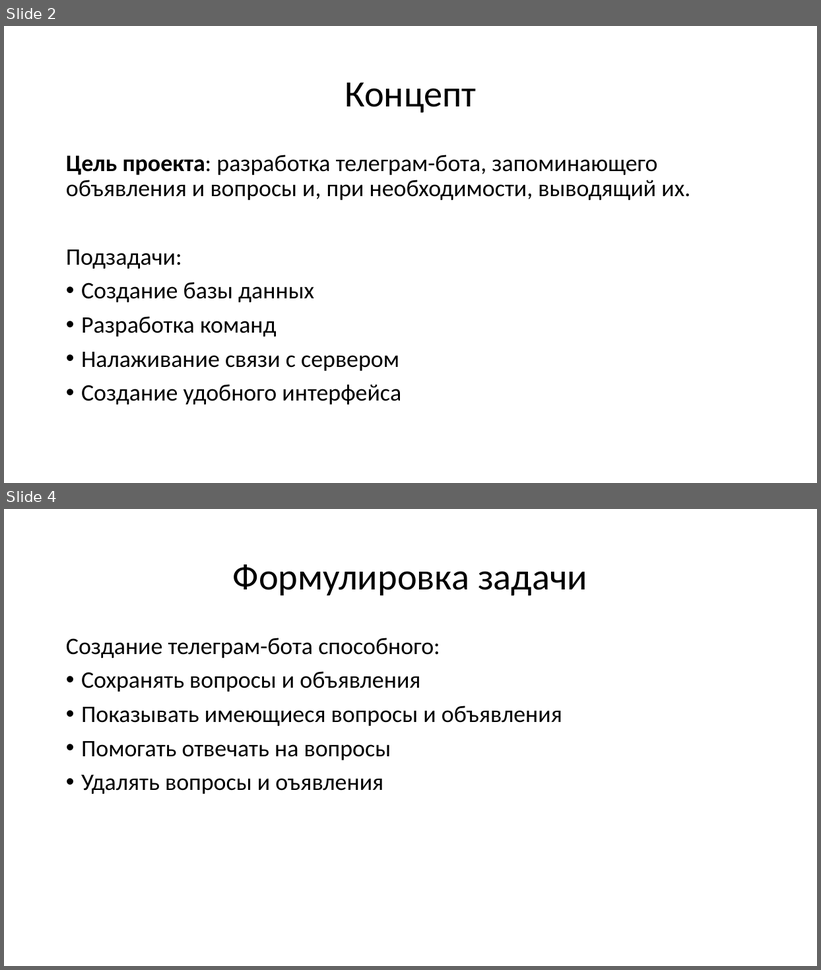
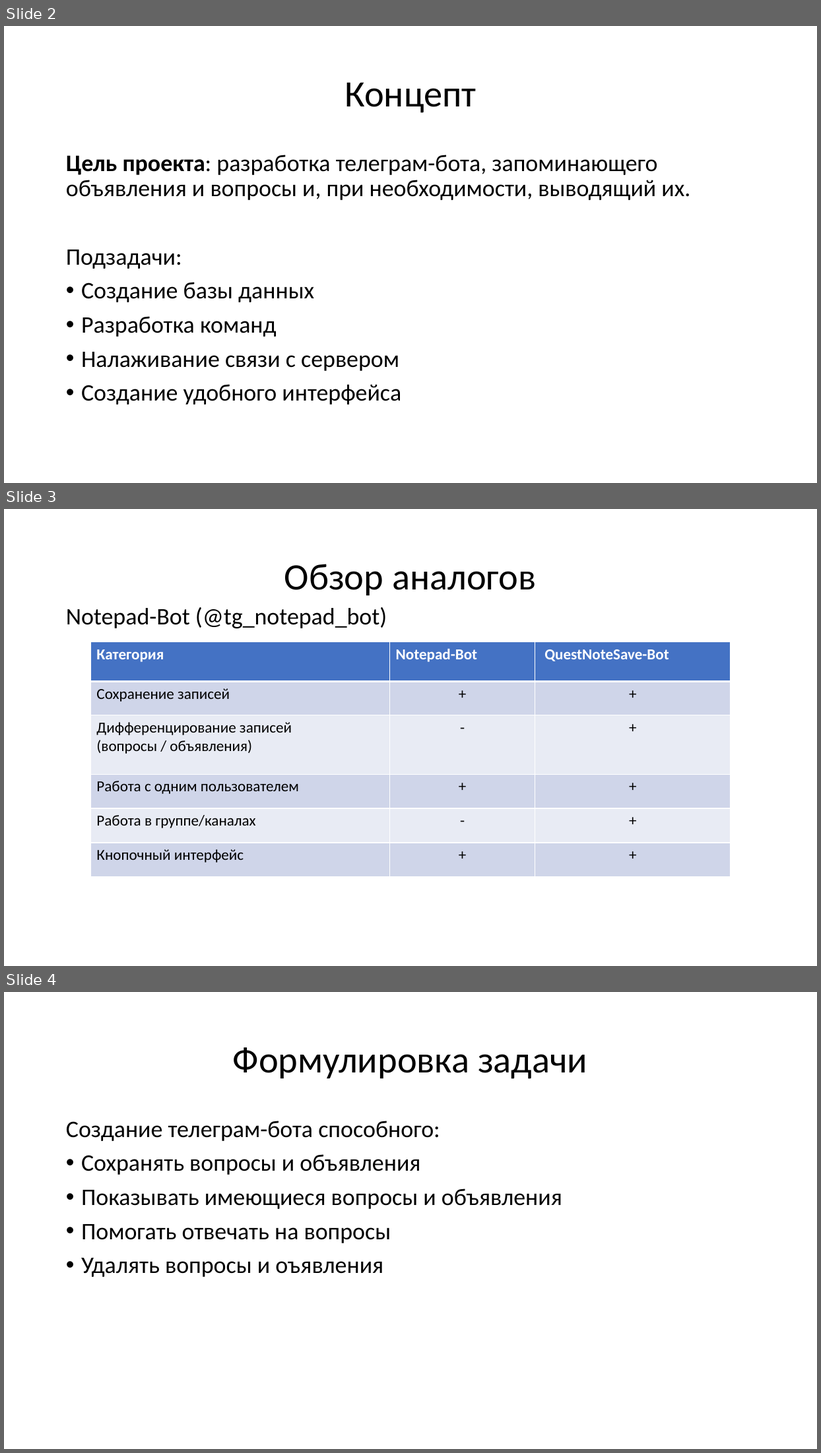
Before and after one commit to VoyakinH/TBot, a slide deck: TheExperts_презентация_.pptx. Shown one above the other, each under a label of ours: slides 2 and 4 before the commit, slides 2, 3 and 4 after it; the slides between them are not shown. The pictures are 821x970 and 821x1453 pixels, drawn with LibreOffice and Linux fonts; fonts in the diff are those of the drawing. Boxes give left, top, right and bottom in pixels: in the first picture for what was removed or moved away, otherwise in the second. Text is boxed around its words. In the diff, an @@ line names an element or a change of style, - is before the commit and + after.

```diff
--- a/TheExperts_презентация_.pptx
+++ b/TheExperts_презентация_.pptx
@@ slide 3 added at [4, 509, 817, 966], background #FFFFFF @@
@@ title added at [284, 564, 536, 595], 44 pt, text #000000 @@
+Обзор аналогов
@@ text added at [66, 607, 387, 628], 28 pt, text #000000 @@
+Notepad-Bot (@tg_notepad_bot)
@@ table added at [90, 642, 731, 877], 6 rows, 3 columns @@
+Категория | Notepad-Bot | QuestNoteSave-Bot
+Сохранение записей | + | +
+Дифференцирование записей / (вопросы / объявления) | - | +
+Работа с одним пользователем | + | +
+Работа в группе/каналах | - | +
+Кнопочный интерфейс | + | +
```
Also in this commit, not shown: 6 slides changed, 2 slides removed.
